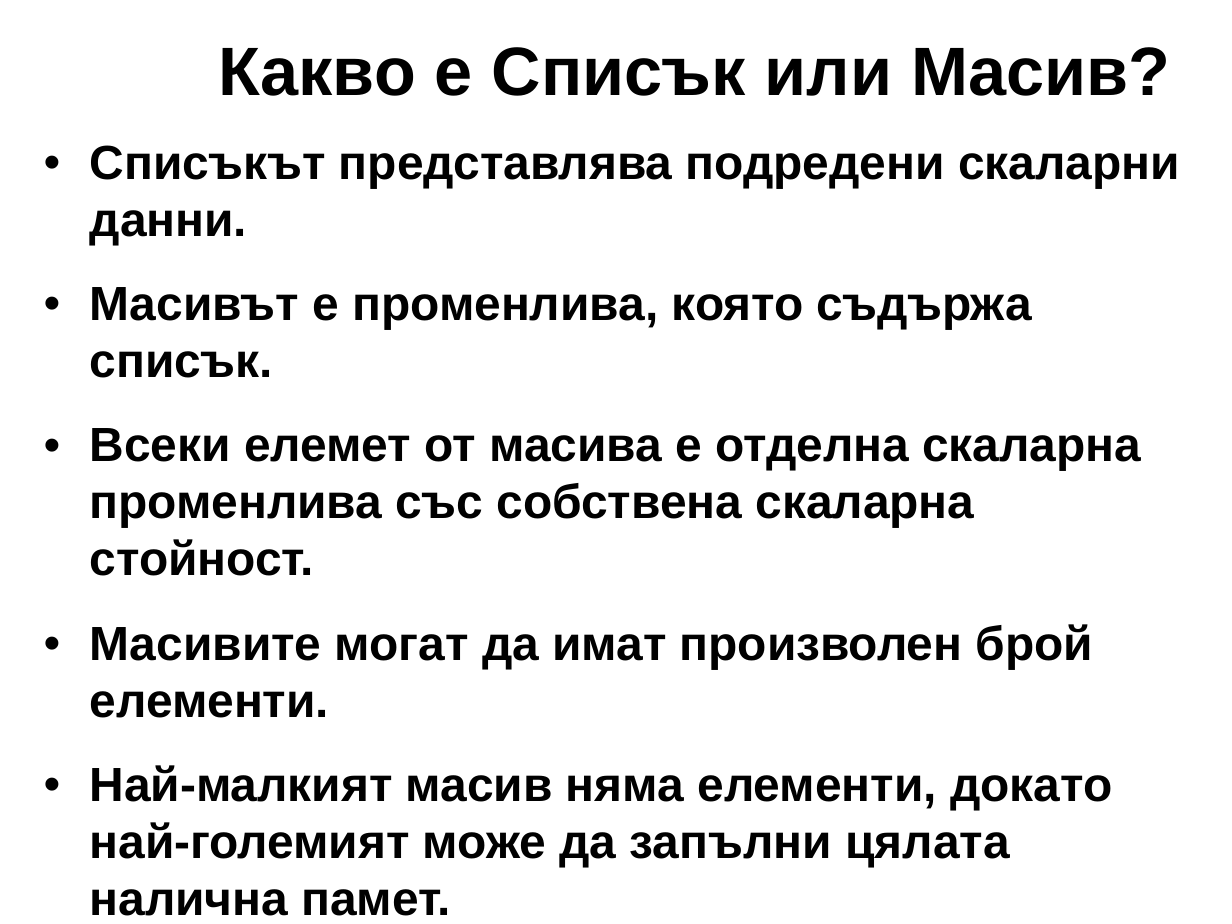
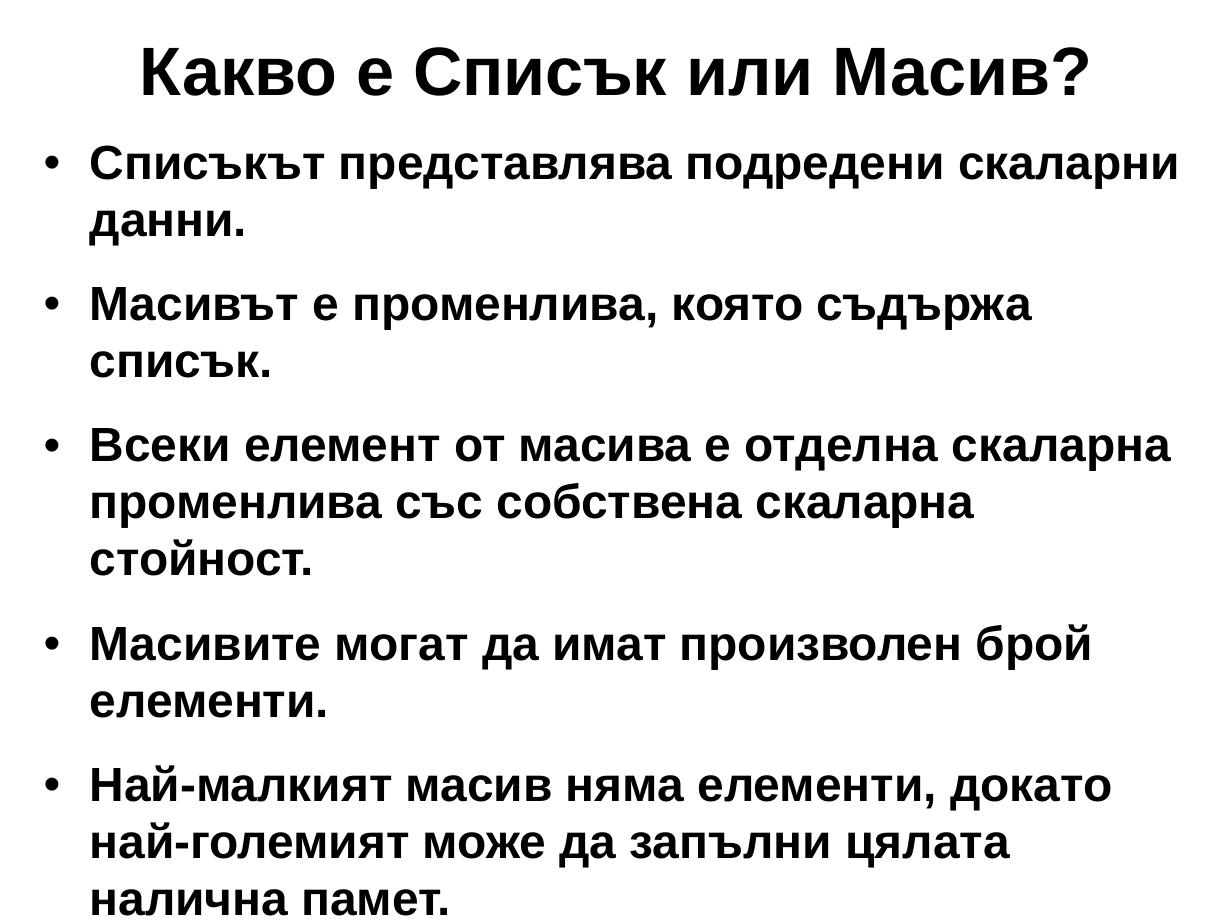
Before and after one commit to kberov/PerlProgrammingCourse, a slide deck: slide 3 of 03_list_and_arrays_bg.odp. Drawn at 1232x924 pixels with LibreOffice and Linux fonts; fonts in the diff are those of the drawing; background and template pictures are left out. Boxes give left, top, right and bottom in pixels: in the first picture for what was removed or moved away, otherwise in the second. Text is boxed around its words. In the diff, an @@ line names an element or a change of style, - is before the commit and + after.

Commit message:
списъци и масиви

```diff
--- a/03_list_and_arrays_bg.odp
+++ b/03_list_and_arrays_bg.odp
@@ title "Какво е Списък или Масив?": place and size @@
-title "Какво е Списък или Масив?" at (218, 47, 1171, 96)
+title "Какво е Списък или Масив?" at (140, 47, 1092, 96)
@@ title "Какво е Списък или Масив?" at (140, 47, 1092, 96): alignment left to centre @@
@@ text at (90, 287, 1171, 576): text changed @@
-• Масивът е променлива, която съдържа списък.
-• Всеки елемет от масива е отделна скаларна променлива със собствена скаларна стойност.
+• Масивът e променлива, която съдържа списък.
+• Всеки елемент от масива е отделна скаларна променлива със собствена скаларна стойност.
```
Also in this commit, not shown: 25 other slides changed, 1 other file.
